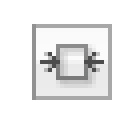
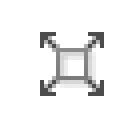
Layered file, before and after one edit (140 x 128). Changes by layer:
hid group "Edge copy 2" (4 layers) over [32, 24, 112, 100]
added group "Edge copy 3" with 3 layers above "Edge copy" over [32, 24, 112, 100]
added layer "Layer 9" in group "Edge copy 3" over [40, 32, 104, 96]
added layer "Layer 3" (2nd of 4, in "Edge copy 3") in group "Edge copy 3" over [32, 24, 112, 100]
added layer "Layer 2" (2nd of 4, in "Edge copy 3") in group "Edge copy 3" over [56, 48, 88, 76]
hid "Layer 1" over [32, 24, 112, 100]
